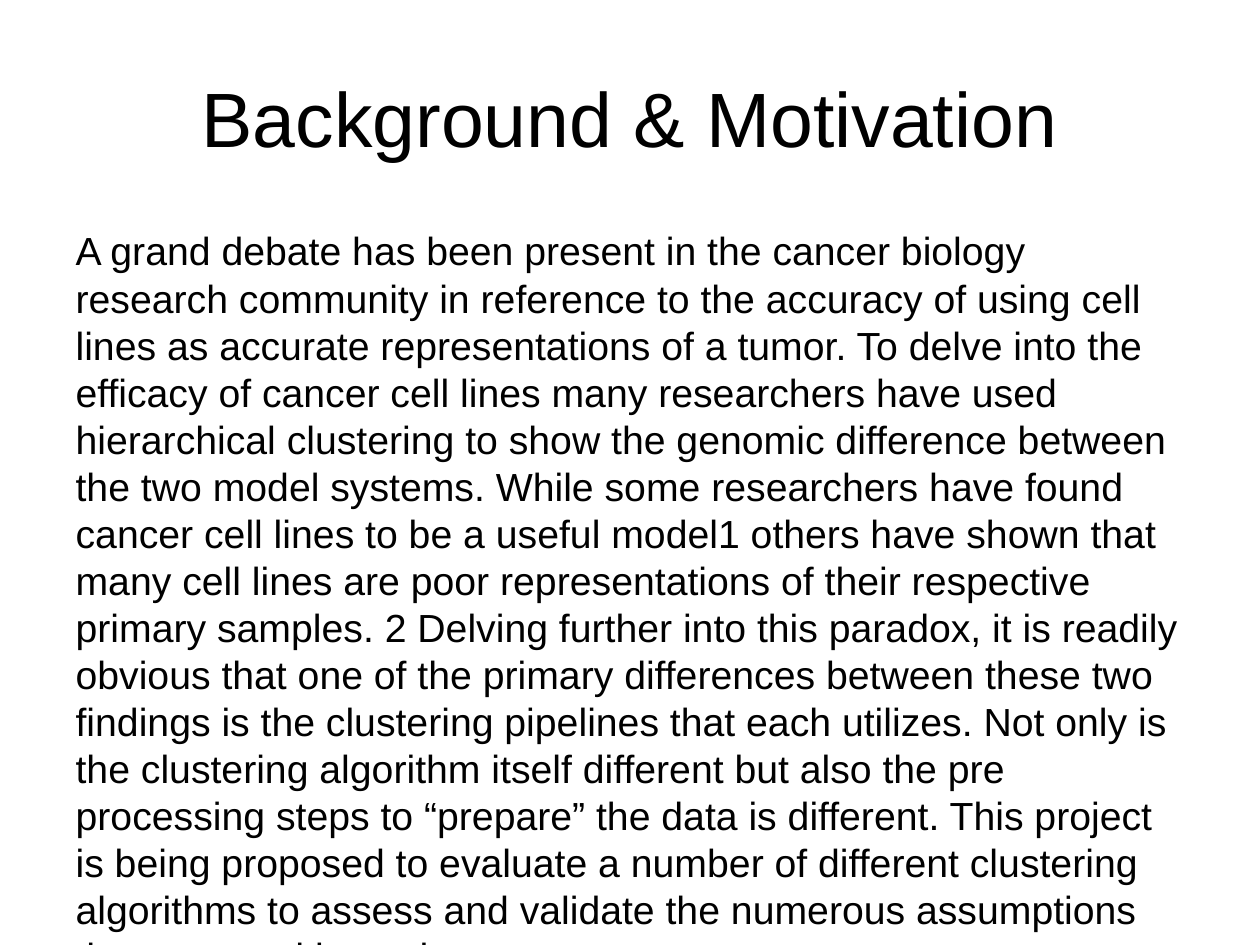
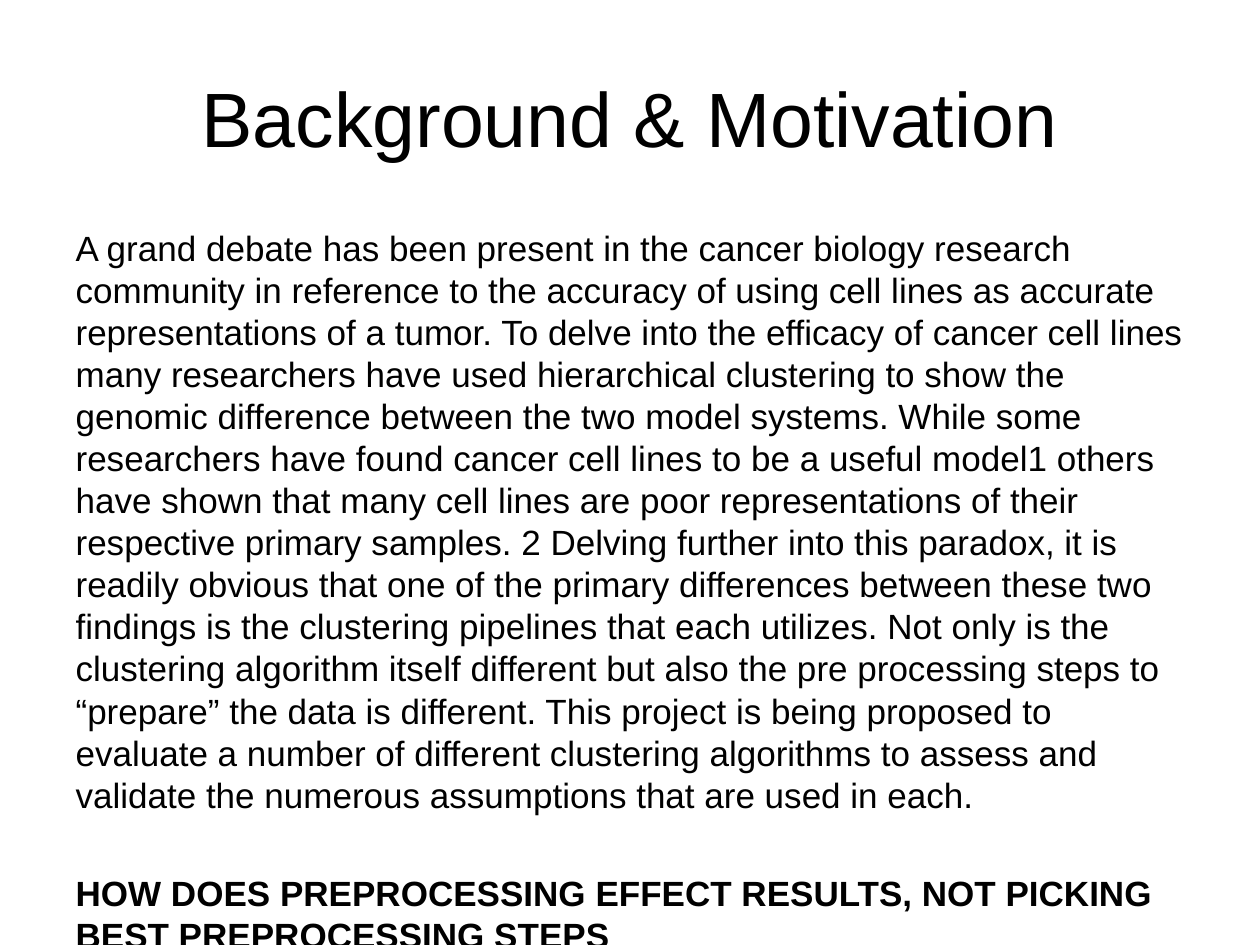
Before and after one commit to eotles/CS838, a slide deck: slide 4 of ProjectPresentation.pptx. Drawn at 1260x945 pixels with LibreOffice and Linux fonts; fonts in the diff are those of the drawing. Boxes give left, top, right and bottom in pixels: in the first picture for what was removed or moved away, otherwise in the second. Text is boxed around its words. In the diff, an @@ line names an element or a change of style, - is before the commit and + after.

```diff
--- a/ProjectPresentation.pptx
+++ b/ProjectPresentation.pptx
@@ text at <box>76,235,1182,814</box>: paragraph added @@
+HOW DOES PREPROCESSING EFFECT RESULTS, NOT PICKING BEST PREPROCESSING STEPS
@@ text at <box>76,235,1182,814</box>: size 22.4 to 20 pt @@
```
Also in this commit, not shown: 3 other slides changed, 9 slides added, 6 slides removed.
